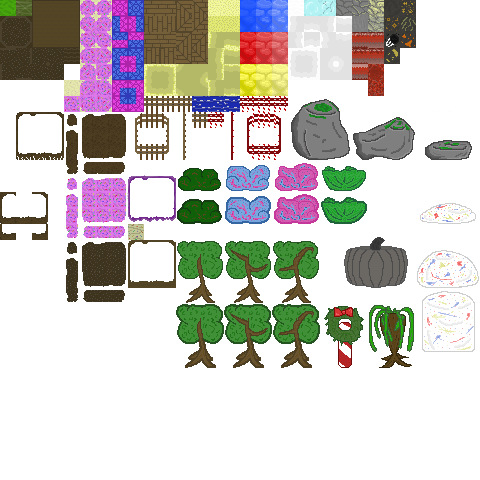
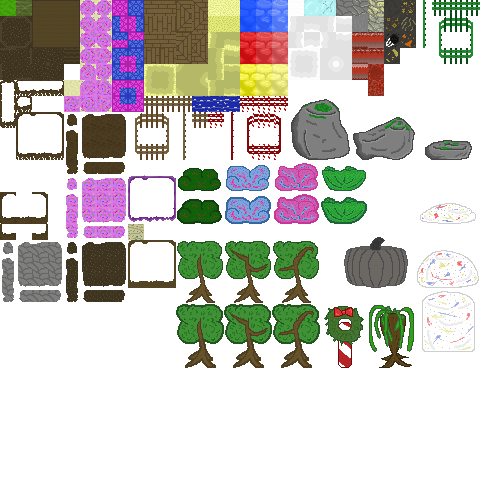
Layer changes from the first 480px x 480px image to the second:
painted on "Layer 7" over [48, 80, 128, 199]
painted on "Layer 6" over [32, 80, 64, 96]
painted on "Layer 5" over [16, 80, 64, 112]
painted on "Layer 4" over [16, 96, 32, 112]
painted on "Layer 3" over [0, 80, 64, 128]
painted on "Layer 2" over [0, 96, 32, 128]
painted on "Layer 1" over [0, 112, 16, 128]
added layer "Cobblestone" (1st of 16) above "Cobblestone" over [32, 272, 48, 287]
added layer "Cobblestone" (2nd of 16) above "Cobblestone" over [18, 272, 32, 287]
added layer "Cobblestone" (3rd of 16) above "Cobblestone" over [18, 256, 32, 272]
added layer "Cobblestone" (4th of 16) above "Cobblestone" over [32, 256, 48, 272]
added layer "Cobblestone" (5th of 16) above "Cobblestone" over [48, 256, 62, 272]
added layer "Cobblestone" (6th of 16) above "Cobblestone" over [48, 272, 62, 286]
added layer "Cobblestone" (7th of 16) above "Cobblestone" over [48, 290, 61, 302]
added layer "Cobblestone" (8th of 16) above "Cobblestone" over [32, 290, 48, 302]
added layer "Cobblestone" (9th of 16) above "Cobblestone" over [19, 290, 32, 302]
added layer "Cobblestone" (10th of 16) above "Cobblestone" over [2, 288, 14, 302]
added layer "Cobblestone" (11th of 16) above "Cobblestone" over [2, 272, 14, 288]
added layer "Cobblestone" (12th of 16) above "Cobblestone" over [2, 258, 14, 272]
added layer "Cobblestone" (13th of 16) above "Cobblestone" over [48, 242, 62, 256]
added layer "Cobblestone" (14th of 16) above "Cobblestone" over [32, 242, 48, 256]
added layer "Cobblestone" (15th of 16) above "Cobblestone" over [18, 242, 32, 256]
added layer "Cobblestone" (16th of 16) above "Layer 0" over [3, 242, 13, 254]
painted on "Layer 0" over [127, 0, 480, 199]
